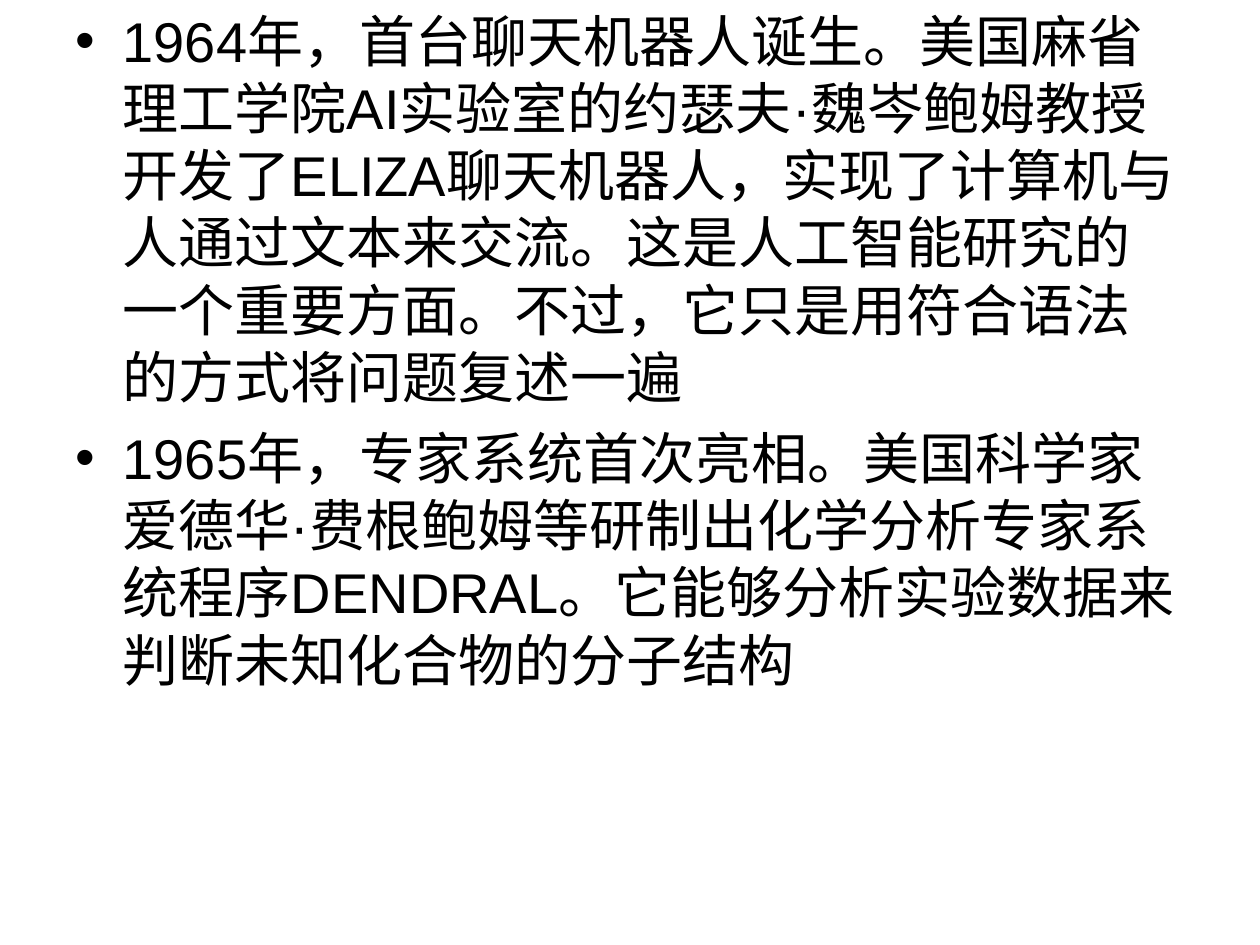
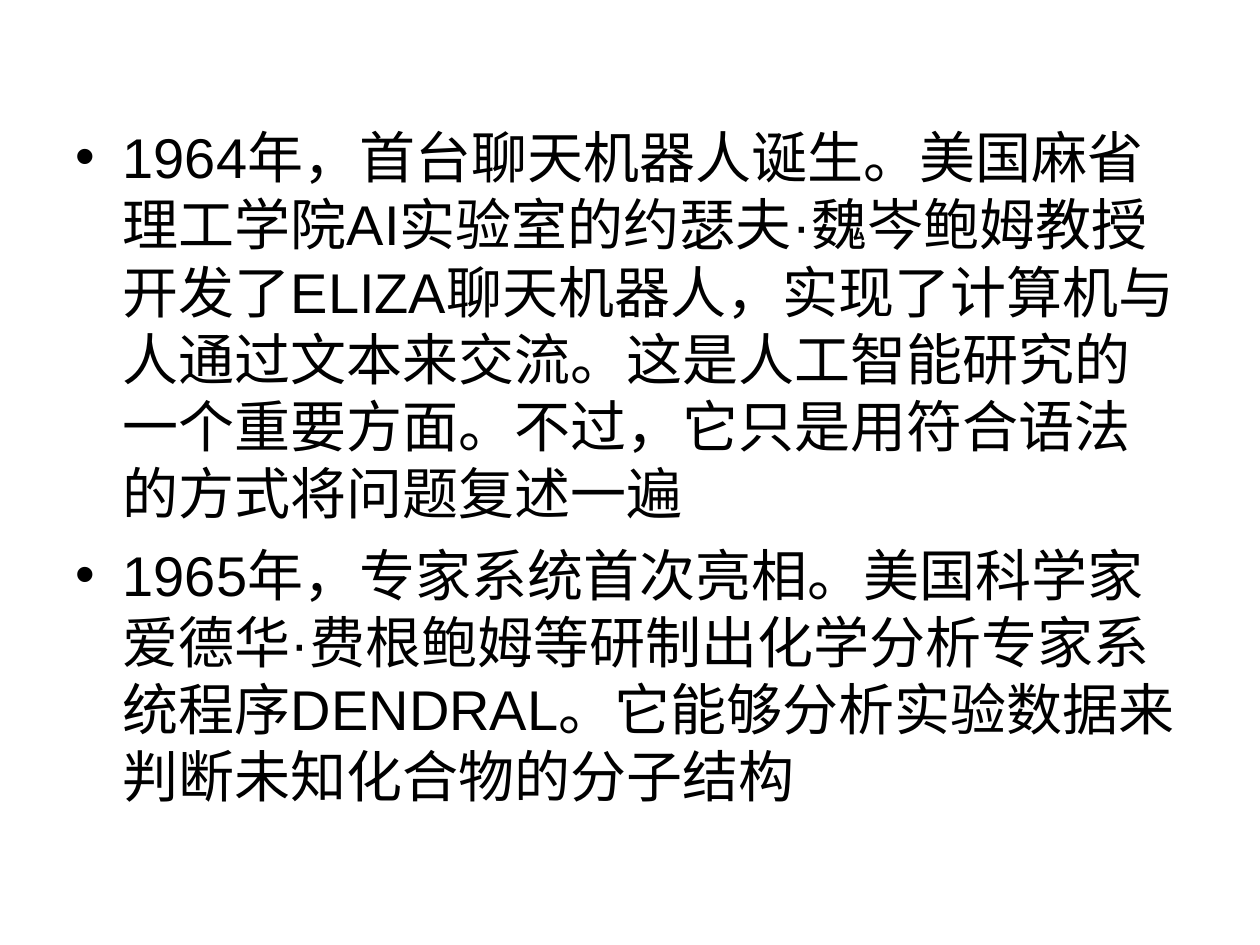
Before and after one commit to zhijie-ai/RL, a slide deck: slide 8 of rl-rec-practice/topk/code/AI的过去现在及未来.ppt (slide 6 before the commit). Drawn at 1260x945 pixels with LibreOffice and Linux fonts; fonts in the diff are those of the drawing. Boxes give left, top, right and bottom in pixels: in the first picture for what was removed or moved away, otherwise in the second. Text is boxed around its words. In the diff, an @@ line names an element or a change of style, - is before the commit and + after.

```diff
--- a/rl-rec-practice/topk/code/AI的过去现在及未来.ppt
+++ b/rl-rec-practice/topk/code/AI的过去现在及未来.ppt
@@ text "1964年，首台聊天机器人诞生。美国麻省理工学院AI实验室的约瑟夫·魏岑鲍姆教授开发了ELIZA聊天机器人，实现了计算机 ...": place and size @@
-text "1964年，首台聊天机器人诞生。美国麻省理工学院AI实验室的约瑟夫·魏岑鲍姆教授开发了ELIZA聊天机器人，实现了计算机 ..." at (123,17,1175,686)
+text "1964年，首台聊天机器人诞生。美国麻省理工学院AI实验室的约瑟夫·魏岑鲍姆教授开发了ELIZA聊天机器人，实现了计算机 ..." at (123,134,1175,802)
```
Also in this commit, not shown: 7 other slides changed, 19 slides added, 1 slide removed, 8 other files.
